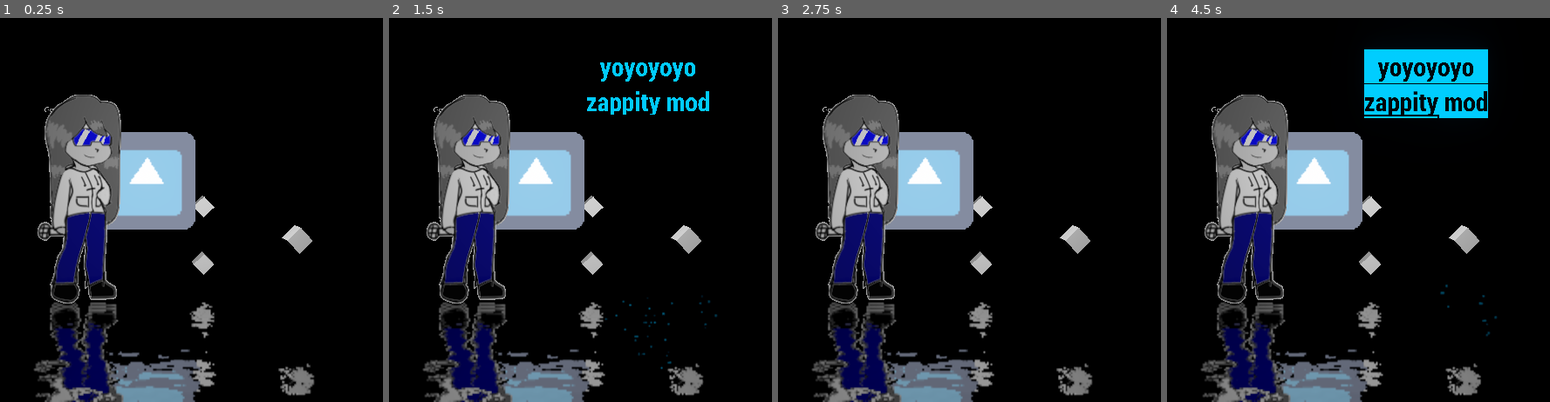
Above: before the commit, frames 1-4 (left to right).
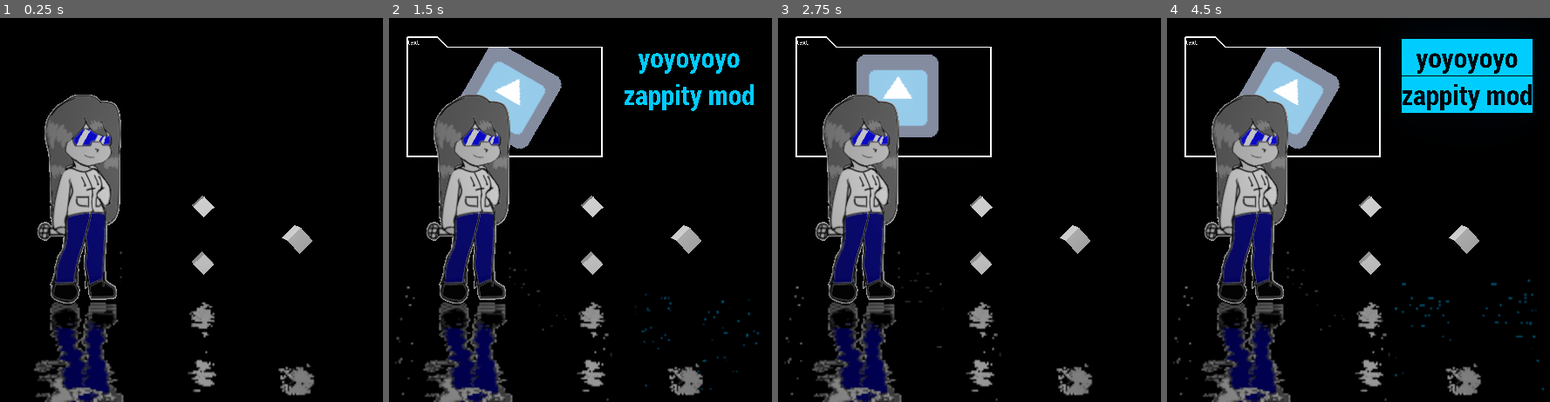
Above: after the commit, the same moments.

Repository: X-Funkin/vs-Zappity-3DX-Demo
Game: Godot game, scene res://Main3D.tscn
The game is run twice, just before and just after one commit, with the same random seed, the same clock (stepped at 60 frames per second) and the same inputs. The engine's default icon, where the game draws it, is replaced by a stand-in: a white triangle on a blue panel in a dark square.
Inputs:
- Up to frame 1 (0.25 s): no input
- Up to frame 2 (1.5 s): tap Enter (ui_accept) at 0.5, 0.77 s
- Up to frame 3 (2.75 s): tap Enter (ui_accept) at 1.52 s
- Up to frame 4 (4.5 s): tap Enter (ui_accept) at 3.02, 3.77 s

The runs differ from the first frame. In frame 1, 7.4% of the frame differs, in the area x 11-57%, y 23-100%; in frame 2, 14%; in frame 3, 11%; in frame 4, 17%, in the area x 1-99%, y 4-100%.

Commit message:
GIT IS SO DUMB
WHY WOULD YOU REPLACE THE PUSH BUTTON WITH THE PULL BUTTON IS 2 BUTTONS TO MUCH FOR YOUR STUPID BRAIN UUUUUGHGHUGIHGGHUHG

Diff:
--- a/Main2D.tscn
+++ b/Main2D.tscn
@@ -11,12 +11,11 @@
 
 [node name="Opening Text" parent="." instance=ExtResource( 1 )]
 modulate = Color( 0, 0.55, 1, 1 )
-position = Vector2( 278.379, -324.77 )
+position = Vector2( 453.845, -165.52 )
 
 [node name="OS Box" parent="." groups=[
 "Enter Recievers",
 ] instance=ExtResource( 2 )]
-position = Vector2( -787.351, -168.264 )
-scale = Vector2( 0.586095, 0.586095 )
-window_name = "test"
+position = Vector2( -862.307, -299.004 )
+scale = Vector2( 0.47322, 0.47322 )
 target_scene = ExtResource( 3 )
--- a/Main3D.tscn
+++ b/Main3D.tscn
@@ -42,8 +42,6 @@
 
 [sub_resource type="VisualShader" id=14]
 code = "shader_type spatial;
-render_mode specular_schlick_ggx;
-
 uniform float Metallic;
 uniform float Roughness;
 uniform float Specular;
@@ -244,6 +242,7 @@
 
 }
 "
+graph_offset = Vector2( -70, 106 )
 modes/cull = 2
 modes/depth_draw = 3
 modes/specular = 4
@@ -304,27 +303,6 @@
 size = Vector3( 0.2, 0.2, 0.2 )
 
 [sub_resource type="VisualShader" id=33]
-code = "shader_type spatial;
-render_mode specular_schlick_ggx;
-
-
-
-
-void vertex() {
-// Output:0
-
-}
-
-void fragment() {
-// Output:0
-
-}
-
-void light() {
-// Output:0
-
-}
-"
 graph_offset = Vector2( -116, 44 )
 
 [sub_resource type="ShaderMaterial" id=34]
@@ -361,8 +339,6 @@
 
 [sub_resource type="VisualShader" id=45]
 code = "shader_type spatial;
-render_mode specular_schlick_ggx;
-
 uniform sampler2D tex_frg_2;
 
 
@@ -434,7 +410,7 @@
 fov = 76.0
 
 [node name="basic screen" type="CSGMesh" parent="."]
-transform = Transform( 3.0064, 0, 0, 0, 2.62827e-07, 3.0064, 0, -2.11878, 1.85229e-07, 0.00117779, 0.782867, -2.00632 )
+transform = Transform( 3.18357, 0, 0, 0, 2.78316e-07, 3.18357, 0, -3.18357, 2.78316e-07, 0.00117779, 1.25536, -2.00632 )
 mesh = SubResource( 16 )
 material = SubResource( 30 )
 
--- a/OS Box.tscn
+++ b/OS Box.tscn
@@ -1,7 +1,8 @@
-[gd_scene load_steps=12 format=2]
+[gd_scene load_steps=29 format=2]
 
 [ext_resource path="res://icon.png" type="Texture" id=1]
 [ext_resource path="res://assets/images/mask.png" type="Texture" id=2]
+[ext_resource path="res://assets/scripts/OS Box.gd" type="Script" id=3]
 
 [sub_resource type="VisualShaderNodeInput" id=1]
 input_name = "uv"
@@ -44,6 +45,7 @@
 
 // Output:0
 	COLOR.rgb = vec3(n_out5p0 ? 1.0 : 0.0);
+	COLOR.a = n_out5p0 ? 1.0 : 0.0;
 
 }
 
@@ -52,43 +54,242 @@
 
 }
 "
-graph_offset = Vector2( 156, -101 )
+custom_defines = ""
+graph_offset = Vector2( -181, -40 )
 mode = 1
 flags/light_only = false
+nodes/fragment/0/position = Vector2( 680, 140 )
 nodes/fragment/2/node = SubResource( 1 )
-nodes/fragment/2/position = Vector2( 0, 160 )
+nodes/fragment/2/position = Vector2( -120, 60 )
 nodes/fragment/3/node = SubResource( 2 )
-nodes/fragment/3/position = Vector2( 180, 20 )
+nodes/fragment/3/position = Vector2( 120, 0 )
 nodes/fragment/4/node = SubResource( 3 )
-nodes/fragment/4/position = Vector2( 460, 0 )
+nodes/fragment/4/position = Vector2( 600, 0 )
 nodes/fragment/5/node = SubResource( 4 )
-nodes/fragment/5/position = Vector2( 420, -40 )
+nodes/fragment/5/position = Vector2( 340, 40 )
 nodes/fragment/6/node = SubResource( 5 )
-nodes/fragment/6/position = Vector2( 100, 160 )
-nodes/fragment/connections = PoolIntArray( 2, 0, 3, 0, 3, 0, 5, 0, 5, 0, 0, 0, 6, 0, 5, 1 )
+nodes/fragment/6/position = Vector2( -40, 160 )
+nodes/fragment/connections = PoolIntArray( 2, 0, 3, 0, 3, 0, 5, 0, 5, 0, 0, 0, 6, 0, 5, 1, 5, 0, 0, 1 )
 
 [sub_resource type="ShaderMaterial" id=7]
 shader = SubResource( 6 )
-shader_param/ScalarUniform = -0.008
+shader_param/ScalarUniform = 0.0
 
 [sub_resource type="AtlasTexture" id=8]
+flags = 4
 atlas = ExtResource( 2 )
 region = Rect2( 0, 0, 32, 32 )
 
 [sub_resource type="ProxyTexture" id=9]
+flags = 4
 base = SubResource( 8 )
 
+[sub_resource type="VisualShaderNodeScalarOp" id=15]
+default_input_values = [ 0, 0.0, 1, 2.0 ]
+operator = 2
+
+[sub_resource type="VisualShaderNodeGlobalExpression" id=16]
+size = Vector2( 250, 150 )
+expression = "uniform float Reveal = 0.0;"
+
+[sub_resource type="VisualShaderNodeExpression" id=17]
+size = Vector2( 408, 248 )
+expression = "thingy = Reveal;"
+
+[sub_resource type="VisualShaderNodeScalarInterp" id=25]
+
+[sub_resource type="VisualShaderNodeTextureUniform" id=11]
+uniform_name = "TextureUniform"
+color_default = 1
+
+[sub_resource type="VisualShaderNodeVectorScalarMix" id=18]
+
+[sub_resource type="VisualShaderNodeCompare" id=19]
+function = 3
+
+[sub_resource type="VisualShaderNodeVectorDecompose" id=20]
+
+[sub_resource type="VisualShaderNodeInput" id=21]
+input_name = "uv"
+
+[sub_resource type="VisualShaderNodeScalarOp" id=22]
+
+[sub_resource type="VisualShaderNodeScalarFunc" id=23]
+function = 31
+
+[sub_resource type="VisualShader" id=12]
+resource_local_to_scene = true
+code = "shader_type canvas_item;
+render_mode unshaded;
+
+uniform sampler2D TextureUniform : hint_black;
+
+
+// GlobalExpression:0
+	uniform float Reveal = 0.0;
+
+void vertex() {
+// Output:0
+
+}
+
+void fragment() {
+// TextureUniform:2
+	vec3 n_out2p0;
+	float n_out2p1;
+	{
+		vec4 n_tex_read = texture(TextureUniform, UV.xy);
+		n_out2p0 = n_tex_read.rgb;
+		n_out2p1 = n_tex_read.a;
+	}
+
+// Expression:12
+	float n_out12p0;
+	n_out12p0 = 0.0;
+	{
+		n_out12p0 = Reveal;
+	}
+
+// ScalarOp:10
+	float n_in10p1 = 2.00000;
+	float n_out10p0 = n_out12p0 * n_in10p1;
+
+// Input:7
+	vec3 n_out7p0 = vec3(UV, 0.0);
+
+// VectorDecompose:6
+	float n_out6p0 = n_out7p0.x;
+	float n_out6p1 = n_out7p0.y;
+	float n_out6p2 = n_out7p0.z;
+
+// ScalarFunc:9
+	float n_out9p0 = 1.0 - n_out6p1;
+
+// ScalarOp:8
+	float n_out8p0 = n_out6p0 + n_out9p0;
+
+// Compare:5
+	bool n_out5p0 = n_out10p0>=n_out8p0;
+
+// VectorScalarMix:4
+	vec3 n_in4p0 = vec3(0.00000, 0.00000, 0.00000);
+	vec3 n_out4p0 = mix(n_in4p0, n_out2p0, n_out5p0 ? 1.0 : 0.0);
+
+// ScalarMix:13
+	float n_in13p0 = 0.00000;
+	float n_out13p0 = mix(n_in13p0, n_out2p1, n_out5p0 ? 1.0 : 0.0);
+
+// Output:0
+	COLOR.rgb = n_out4p0;
+	COLOR.a = n_out13p0;
+
+}
+
+void light() {
+// Output:0
+
+}
+"
+custom_defines = ""
+graph_offset = Vector2( -95, -17 )
+mode = 1
+flags/light_only = false
+flags/unshaded = true
+nodes/fragment/0/position = Vector2( 760, 100 )
+nodes/fragment/2/node = SubResource( 11 )
+nodes/fragment/2/position = Vector2( 0, 240 )
+nodes/fragment/4/node = SubResource( 18 )
+nodes/fragment/4/position = Vector2( 240, 60 )
+nodes/fragment/5/node = SubResource( 19 )
+nodes/fragment/5/position = Vector2( 20, 20 )
+nodes/fragment/6/node = SubResource( 20 )
+nodes/fragment/6/position = Vector2( -540, 260 )
+nodes/fragment/7/node = SubResource( 21 )
+nodes/fragment/7/position = Vector2( -680, 240 )
+nodes/fragment/8/node = SubResource( 22 )
+nodes/fragment/8/position = Vector2( -180, 180 )
+nodes/fragment/9/node = SubResource( 23 )
+nodes/fragment/9/position = Vector2( -380, 140 )
+nodes/fragment/10/node = SubResource( 15 )
+nodes/fragment/10/position = Vector2( -200, 40 )
+nodes/fragment/11/node = SubResource( 16 )
+nodes/fragment/11/position = Vector2( -720, -120 )
+nodes/fragment/11/size = Vector2( 250, 150 )
+nodes/fragment/11/input_ports = ""
+nodes/fragment/11/output_ports = ""
+nodes/fragment/11/expression = "uniform float Reveal = 0.0;"
+nodes/fragment/12/node = SubResource( 17 )
+nodes/fragment/12/position = Vector2( -1060, 0 )
+nodes/fragment/12/size = Vector2( 408, 248 )
+nodes/fragment/12/input_ports = ""
+nodes/fragment/12/output_ports = "0,0,thingy;"
+nodes/fragment/12/expression = "thingy = Reveal;"
+nodes/fragment/13/node = SubResource( 25 )
+nodes/fragment/13/position = Vector2( 540, -20 )
+nodes/fragment/connections = PoolIntArray( 7, 0, 6, 0, 6, 0, 8, 0, 6, 1, 9, 0, 9, 0, 8, 1, 8, 0, 5, 1, 10, 0, 5, 0, 5, 0, 4, 2, 2, 0, 4, 1, 12, 0, 10, 0, 5, 0, 13, 2, 13, 0, 0, 1, 4, 0, 0, 0, 2, 1, 13, 1 )
+
+[sub_resource type="ViewportTexture" id=24]
+viewport_path = NodePath("Viewport")
+
+[sub_resource type="ShaderMaterial" id=13]
+resource_local_to_scene = true
+shader = SubResource( 12 )
+shader_param/Reveal = 0.0
+shader_param/TextureUniform = SubResource( 24 )
+
+[sub_resource type="QuadMesh" id=14]
+size = Vector2( 1920, 1080 )
+
+[sub_resource type="Animation" id=10]
+resource_name = "Open Window"
+tracks/0/type = "bezier"
+tracks/0/path = NodePath("OS Box Borders:material:shader_param/ScalarUniform")
+tracks/0/interp = 1
+tracks/0/loop_wrap = true
+tracks/0/imported = false
+tracks/0/enabled = true
+tracks/0/keys = {
+"points": PoolRealArray( 0, -0.25, 0, 0.5, 0, 1, -1, 0, 0.25, 0 ),
+"times": PoolRealArray( 0, 1 )
+}
+tracks/1/type = "bezier"
+tracks/1/path = NodePath("Window Contents:material:shader_param/Reveal")
+tracks/1/interp = 1
+tracks/1/loop_wrap = true
+tracks/1/imported = false
+tracks/1/enabled = true
+tracks/1/keys = {
+"points": PoolRealArray( 0, -0.25, 0, 0.5, 0, 1, -1, 0, 0.25, 0 ),
+"times": PoolRealArray( 0, 1 )
+}
+tracks/2/type = "bezier"
+tracks/2/path = NodePath("Label:percent_visible")
+tracks/2/interp = 1
+tracks/2/loop_wrap = true
+tracks/2/imported = false
+tracks/2/enabled = true
+tracks/2/keys = {
+"points": PoolRealArray( 0, -0.25, 0, 0.5, 0, 1, -1, 0, 0.25, 0 ),
+"times": PoolRealArray( 0, 1 )
+}
+
 [node name="OS Box" type="Node2D"]
-
-[node name="OS lines" type="Line2D" parent="."]
+script = ExtResource( 3 )
+window_name = "text"
+width = 1920
+height = 1080
+
+[node name="OS Box Borders" type="Line2D" parent="."]
 material = SubResource( 7 )
+z_index = 1
 points = PoolVector2Array( 0, -100, 300, -100, 400, 0, 1920, 0, 1920, 1080, 0, 1080, 0, -100 )
 width = 13.204
 default_color = Color( 1, 1, 1, 1 )
 texture = SubResource( 9 )
 texture_mode = 2
 
-[node name="icon" type="Sprite" parent="OS lines"]
+[node name="icon" type="Sprite" parent="OS Box Borders"]
+visible = false
 position = Vector2( 869.414, 551.64 )
 scale = Vector2( 12.8555, 12.8555 )
 texture = ExtResource( 1 )
@@ -99,8 +300,24 @@
 margin_right = 72.3568
 margin_bottom = -59.9782
 rect_scale = Vector2( 4.51126, 4.51915 )
-text = "Godot.png"
+text = "text"
 valign = 2
+percent_visible = 0.0
 __meta__ = {
 "_edit_use_anchors_": false
 }
+
+[node name="Window Contents" type="MeshInstance2D" parent="."]
+material = SubResource( 13 )
+position = Vector2( 960, 540 )
+mesh = SubResource( 14 )
+
+[node name="OS Box Animation" type="AnimationPlayer" parent="."]
+playback_speed = 2.0
+"anims/Open Window" = SubResource( 10 )
+
+[node name="Viewport" type="Viewport" parent="."]
+size = Vector2( 1920, 1080 )
+transparent_bg = true
+usage = 0
+render_target_update_mode = 3
